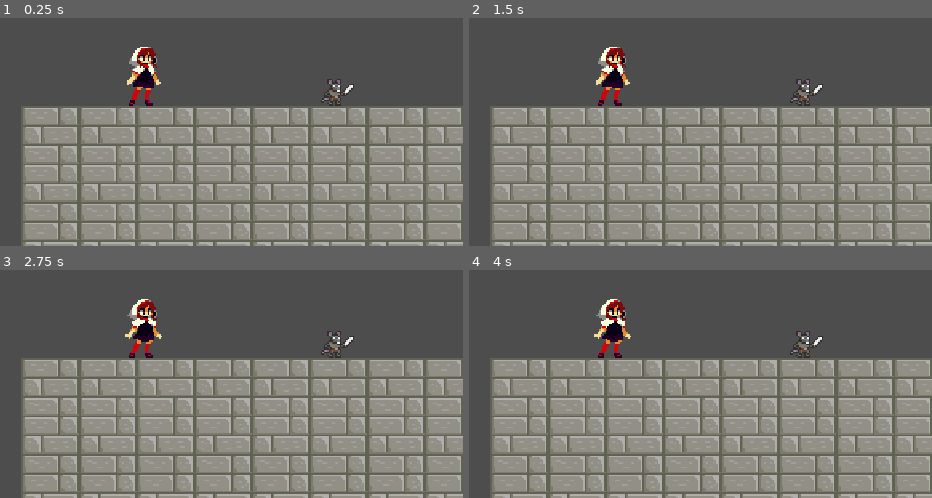
Above: before the commit, frames 1-4 (two rows, left to right).
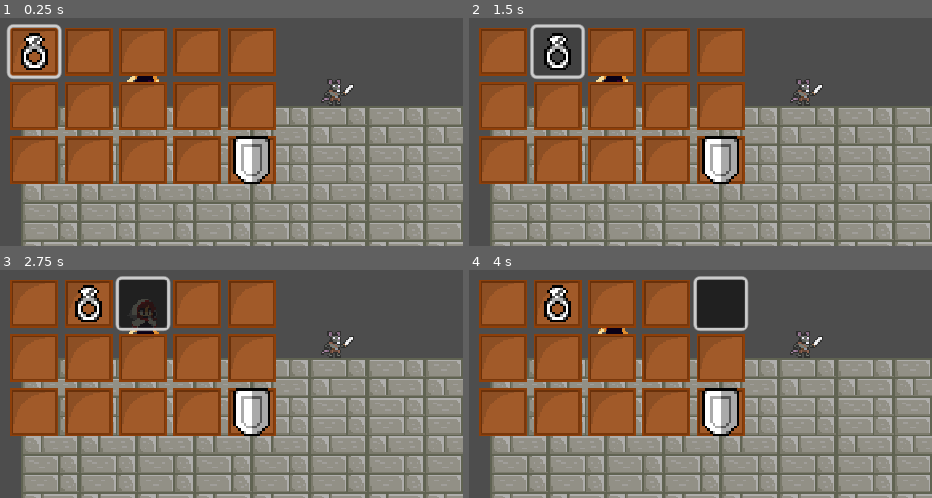
Above: after the commit, the same moments.

Repository: radagon828/GodotFourRepository
Game: Godot game, scene res://Scenes/Levels/DungeonOne.tscn
The game is run twice, just before and just after one commit, with the same random seed, the same clock (stepped at 60 frames per second) and the same inputs.
Inputs (mouse positions are in pixels of both pictures, inside the frame that each line leads up to):
- Up to frame 1 (0.25 s): no input
- Up to frame 2 (1.5 s): click (501, 52) at 0.52 s; click (556, 52) at 1.27 s
- Up to frame 3 (2.75 s): click (143, 304) at 2.02 s
- Up to frame 4 (4 s): click (668, 304) at 2.77 s; click (719, 304) at 3.52 s

The runs differ from the first frame. In frame 1, 33% of the frame differs, in the area x 1-60%, y 2-73%; in frame 2, 32%; in frame 3, 33%; in frame 4, 33%.

Commit message:
started adding inventory to player

Diff:
--- a/DemonASpect/Scenes/Player/Player.tscn
+++ b/DemonASpect/Scenes/Player/Player.tscn
@@ -7,6 +7,7 @@
 [ext_resource type="Texture2D" uid="uid://bvwh8lhc5sldt" path="res://Sprites/momodora attack effect air-Sheet.png" id="4_peeyh"]
 [ext_resource type="PackedScene" uid="uid://bc8ifdp44oq5k" path="res://Overlap/stats.tscn" id="5_wnybv"]
 [ext_resource type="PackedScene" uid="uid://b0klay3anoybn" path="res://Scenes/UIElements/pause_menu.tscn" id="7_35rov"]
+[ext_resource type="PackedScene" uid="uid://bmymo0lvxfqr4" path="res://Scenes/UIElements/InventoryMenu/InventoryMenu.tscn" id="8_1yxiw"]
 
 [sub_resource type="CapsuleShape2D" id="4"]
 radius = 8.0
@@ -787,4 +788,6 @@
 offset_right = 1000.0
 offset_bottom = 500.0
 
+[node name="InventoryMenu" parent="." instance=ExtResource("8_1yxiw")]
+
 [connection signal="no_health" from="Stats" to="." method="_on_stats_no_health"]
--- a/DemonASpect/Scenes/UIElements/InventoryMenu/InventoryMenu.gd
+++ b/DemonASpect/Scenes/UIElements/InventoryMenu/InventoryMenu.gd
@@ -4,3 +4,16 @@
 
 func _ready():
 	firstItemSlot.grab_focus()
+
+#func unPause():
+#	animator.play("Unpause")
+#	#get_tree(),paused pauses all nodes in the scene that has their process mode set to inherit
+#	get_tree().paused = false
+#	Input.set_mouse_mode(Input.MOUSE_MODE_CAPTURED)
+#	print("UNPAuSING")
+#
+#func pause():
+#	animator.play("Pause")
+#	#get_tree(),paused pauses all nodes in the scene that has their process mode set to inherit
+#	get_tree().paused = true
+#	Input.set_mouse_mode(Input.MOUSE_MODE_VISIBLE)
--- a/DemonASpect/Scenes/UIElements/InventoryMenu/InventoryMenu.tscn
+++ b/DemonASpect/Scenes/UIElements/InventoryMenu/InventoryMenu.tscn
@@ -1,7 +1,15 @@
-[gd_scene load_steps=3 format=3 uid="uid://bmymo0lvxfqr4"]
+[gd_scene load_steps=5 format=3 uid="uid://bmymo0lvxfqr4"]
 
 [ext_resource type="Script" path="res://Scenes/UIElements/InventoryMenu/InventoryMenu.gd" id="1_iddd5"]
 [ext_resource type="PackedScene" uid="uid://bue5wtpdxqrjk" path="res://Scenes/UIElements/InventoryMenu/item_display.tscn" id="2_3ojxk"]
+
+[sub_resource type="Animation" id="Animation_udrws"]
+resource_name = "InventoryOpen"
+
+[sub_resource type="AnimationLibrary" id="AnimationLibrary_m6hyg"]
+_data = {
+"InventoryOpen": SubResource("Animation_udrws")
+}
 
 [node name="InventoryMenu" type="ColorRect"]
 anchors_preset = 15
@@ -23,3 +31,8 @@
 
 [node name="ItemDisplay" parent="CenterContainer" instance=ExtResource("2_3ojxk")]
 layout_mode = 2
+
+[node name="AnimationPlayer" type="AnimationPlayer" parent="."]
+libraries = {
+"": SubResource("AnimationLibrary_m6hyg")
+}
--- a/DemonASpect/Scenes/UIElements/pause_menu.gd
+++ b/DemonASpect/Scenes/UIElements/pause_menu.gd
@@ -7,6 +7,7 @@
 func _ready() -> void:
 	play_button.pressed.connect(unPause)
 	quit_button.pressed.connect(get_tree().quit)
+	play_button.grab_focus()
 
 func unPause():
 	animator.play("Unpause")
--- a/DemonASpect/Scenes/UIElements/pause_menu.tscn
+++ b/DemonASpect/Scenes/UIElements/pause_menu.tscn
@@ -5,7 +5,7 @@
 
 [sub_resource type="ShaderMaterial" id="ShaderMaterial_6mhmd"]
 shader = ExtResource("1_fxkyj")
-shader_parameter/blur = 0.0
+shader_parameter/blur = 2.5
 shader_parameter/brightness = 1.0
 
 [sub_resource type="Animation" id="Animation_6iro7"]
--- a/DemonASpect/project.godot
+++ b/DemonASpect/project.godot
@@ -56,6 +56,11 @@
 "events": [Object(InputEventMouseButton,"resource_local_to_scene":false,"resource_name":"","device":-1,"window_id":0,"a …(236 unchanged characters)…
 ]
 }
+open_inventory={
+"deadzone": 0.5,
+"events": [Object(InputEventKey,"resource_local_to_scene":false,"resource_name":"","device":-1,"window_id":0,"alt_pressed":false,"shift_pressed":false,"ctrl_pressed":false,"meta_pressed":false,"pressed":false,"keycode":0,"physical_keycode":4194306,"key_label":0,"unicode":0,"echo":false,"script":null)
+]
+}
 
 [layer_names]
 
Not shown: 1 places in DemonASpect/Scenes/Player/Player.tscn that only renumber resources
